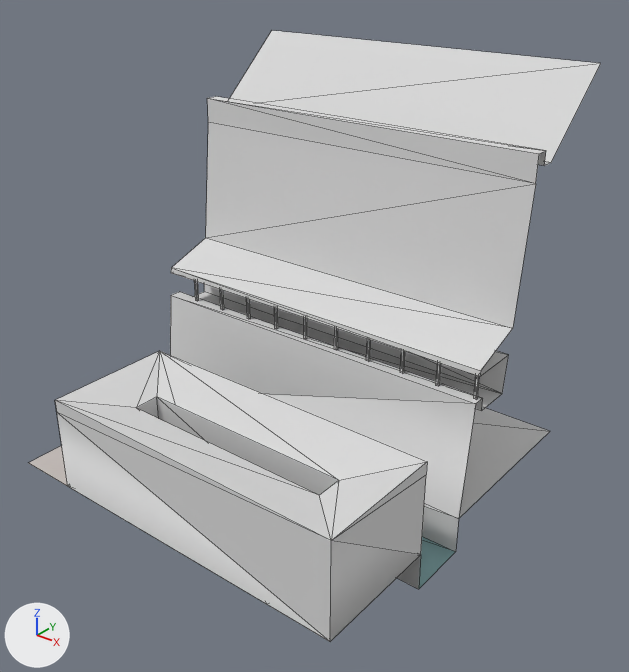
A saved change to the OBJ model assets/stl_export/cc2r.obj.
One viewpoint serves both versions: a 50 mm lens placed at (38.5, -45.8, 38.9), pointed at (1.9, -0.1, 10.6). Every picture has the same lights, and +X, +Y and +Z are marked at lower left. The first picture is the older version. Mesh edges are drawn as thin lines. Where no turn or scale is listed for an object, it has been applied to the vertices. Vertices at exactly the same position are counted once.

The older version as bpy lines, for what is in view:
```python
me_cc2r = bpy.data.meshes.new('cc2r')
me_cc2r.from_pydata(...)  # 138 vertices, 202 faces; spans x -15.0..15.0, y -15.0..15.0, z -3.0..29.6
# faces by material slot: [198, 2, 2]
me_cc2r.materials.append(mat_default)  # light grey #dadada
me_cc2r.materials.append(mat_water)  # greyish cyan #88afb1
me_cc2r.materials.append(mat_road)  # light grey #c4bcb8
# before: 110 (-6.0, -9.0, 0.0), 112 (11.0, -9.0, 0.0), 114 (-10.0, -5.0, 0.0), 115 (15.0, -5.0, 0.0) at pixel (420, 554), 116 (-10.0, -15.0, 0.0) at pixel (67, 486)
# before: 117 (15.0, -15.0, 0.0) at pixel (330, 641), 118 (-10.0, -5.0, 7.5) at pixel (159, 350), 119 (11.0, -9.0, 6.5) at pixel (338, 480), 121 (-4.0, -9.0, 6.5) at pixel (175, 405), 122 (-6.0, -9.0, 6.5) at pixel (156, 396)
# before: 126 (-6.0, -11.0, 6.5) at pixel (136, 407), 136 (10.0, -15.0, 0.0) at pixel (266, 604)
ob_cc2r = bpy.data.objects.new('cc2r', me_cc2r)
ob_cc2r.location = (0.0, 0.0, 0.0)
```
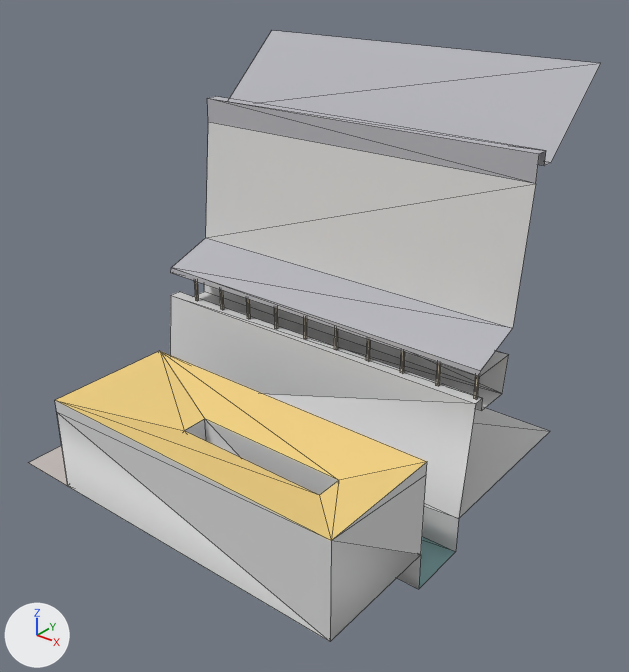
Pixel boxes [x1, y1, x2, y2] of what changed, in the pictures (629 x 672 px):
part 1 of me_cc2r, built on
    before: [136, 351, 339, 495]
    after: [160, 352, 339, 495]
part 2 of me_cc2r, recoloured (light grey to grey)
    both: [171, 30, 601, 377]
part 3 of me_cc2r, recoloured
    both: [194, 281, 480, 400]
part 4 of me_cc2r, recoloured (light grey to yellow)
    both: [56, 351, 427, 541]

The change in detail:
Material 'Material' (mat_material) is new.
Its base color is (0.878, 0.639, 0.224) (yellow #f1d182).
Its roughness is 1.0.
Material 'straw' (mat_straw) is new.
Its base color is (0.569, 0.514, 0.42) (light grey #c7bead).
Its roughness is 1.0.
Material 'cortyard' (mat_cortyard) is new.
Its base color is (0.878, 0.792, 0.651) (pale yellow #f1e6d3).
Its roughness is 1.0.
Material 'castleRoof' (mat_castleroof) is new.
Its base color is (0.471, 0.471, 0.51) (grey #b7b7bd).
Its roughness is 1.0.
me_cc2r is used by ob_cc2r; location (0.0, 0.0, 0.0).
Verts and faces of me_cc2r; kept vertices keep their numbers, new ones are numbered from 138.
me_cc2r had 138 vertices, 202 faces and spanned x -15.0..15.0, y -15.0..15.0, z -3.0..29.6.
me_cc2r now has 136 vertices, 197 faces and spans x -15.0..15.0, y -15.0..15.0, z -3.0..29.6.
Part 1, on me_cc2r:
Vertices deleted: 121, 122, 136 (with the faces that use them).
Vertex 126 moves to (-1.0, -11.0, 6.5), pixel (184, 430).
Vertex 110 moves to (-1.0, -9.0, 0.0).
New vertex 138 is at (-1.0, -9.0, 6.5), pixel (204, 418).
New faces: (110, 138, 126), (110, 112, 138), (112, 119, 138) (mat_default (light grey #dadada)).
New faces: (118, 126, 138), (118, 138, 119) (mat_material (yellow #f1d182)).
me_cc2r part 2: 14 faces spanning x -15.0..15.0, y 1.2..15.0, z 11.0..29.6 switch from mat_default (light grey #dadada) to mat_castleroof (grey #b7b7bd).
me_cc2r part 3: 120 faces spanning x -12.5..14.7, y 1.5..1.7, z 9.0..11.0 switch from mat_default (light grey #dadada) to mat_straw (light grey #c7bead).
me_cc2r part 4: 6 faces spanning x -10.0..15.0, y -15.0..-5.0, z 6.5..7.5 switch from mat_default (light grey #dadada) to mat_material (yellow #f1d182).
me_cc2r gains material mat_cortyard (pale yellow #f1e6d3).
